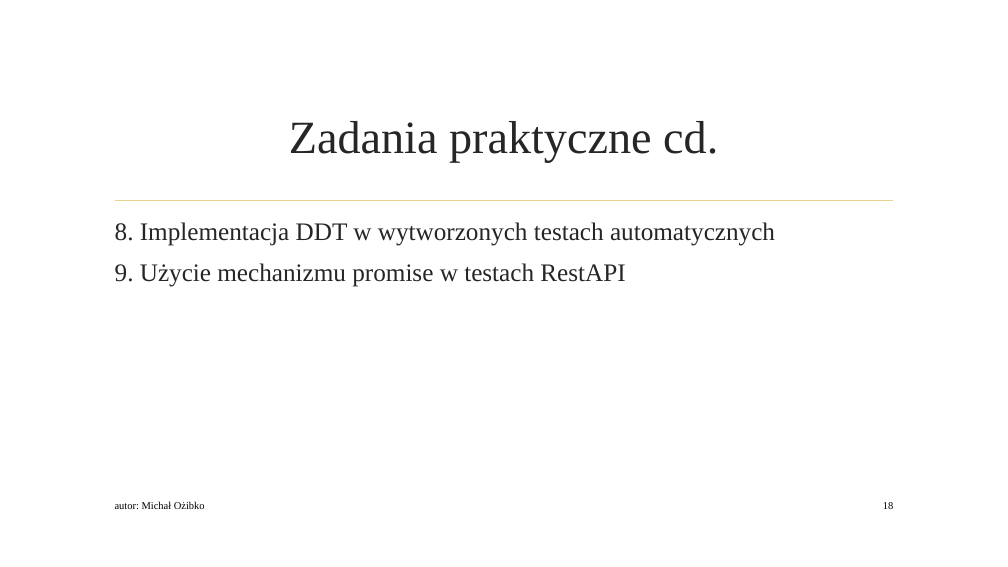
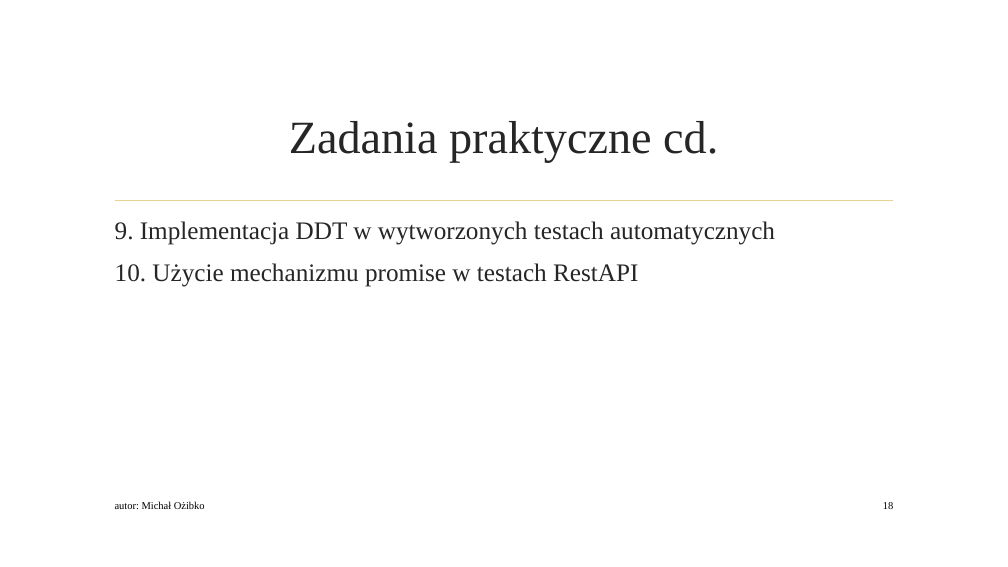
Before and after one commit to qadevpl/repo, a slide deck: slide 18 of JSRestApi/WarsztatQA.pptx. Drawn at 1008x567 pixels with LibreOffice and Linux fonts; fonts in the diff are those of the drawing; background and template pictures are left out. Boxes give left, top, right and bottom in pixels: in the first picture for what was removed or moved away, otherwise in the second. Text is boxed around its words. In the diff, an @@ line names an element or a change of style, - is before the commit and + after.

```diff
--- a/JSRestApi/WarsztatQA.pptx
+++ b/JSRestApi/WarsztatQA.pptx
@@ text at (115,221,775,287): text changed @@
-8. Implementacja DDT w wytworzonych testach automatycznych
-9. Użycie mechanizmu promise w testach RestAPI
+9. Implementacja DDT w wytworzonych testach automatycznych
+10. Użycie mechanizmu promise w testach RestAPI
```
Also in this commit, not shown: 3 other slides changed, 1 other file.
